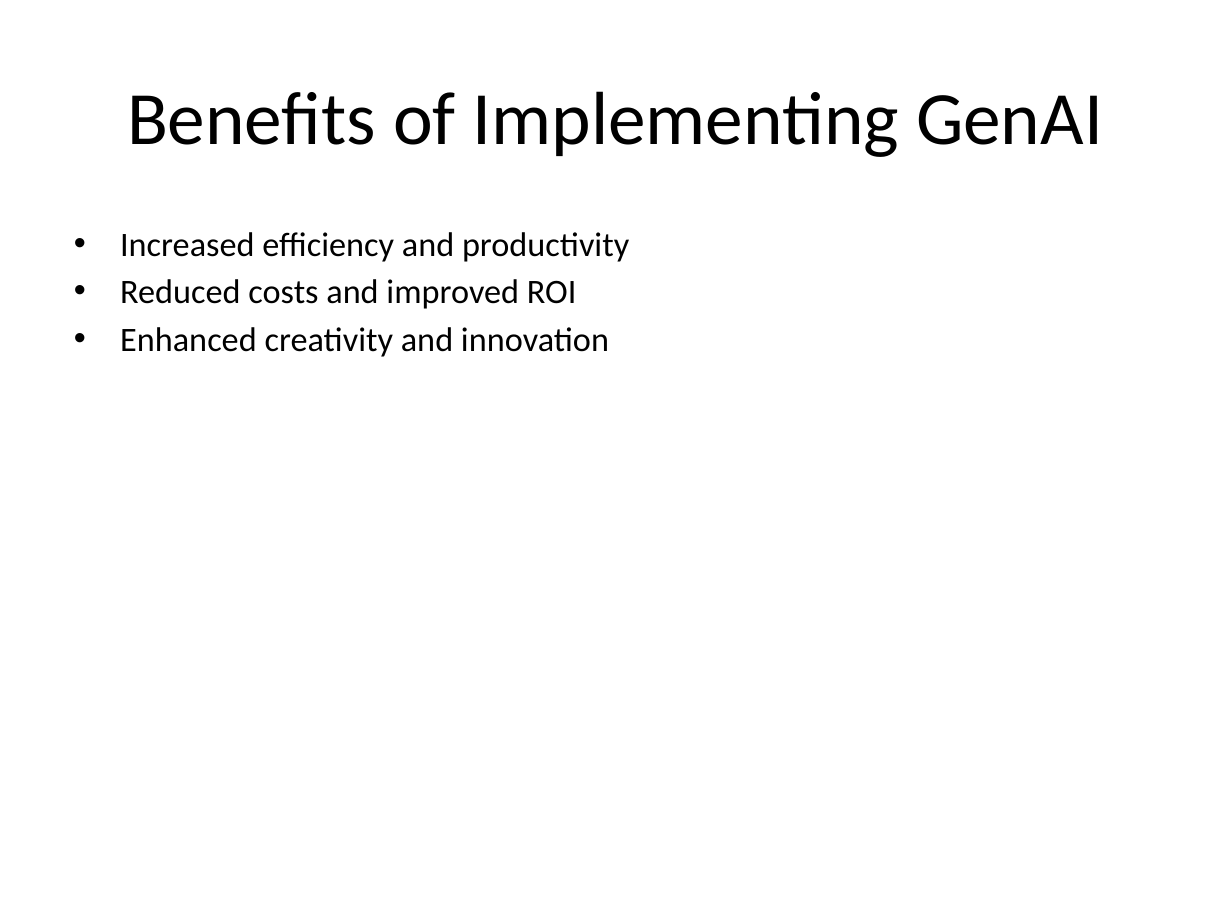
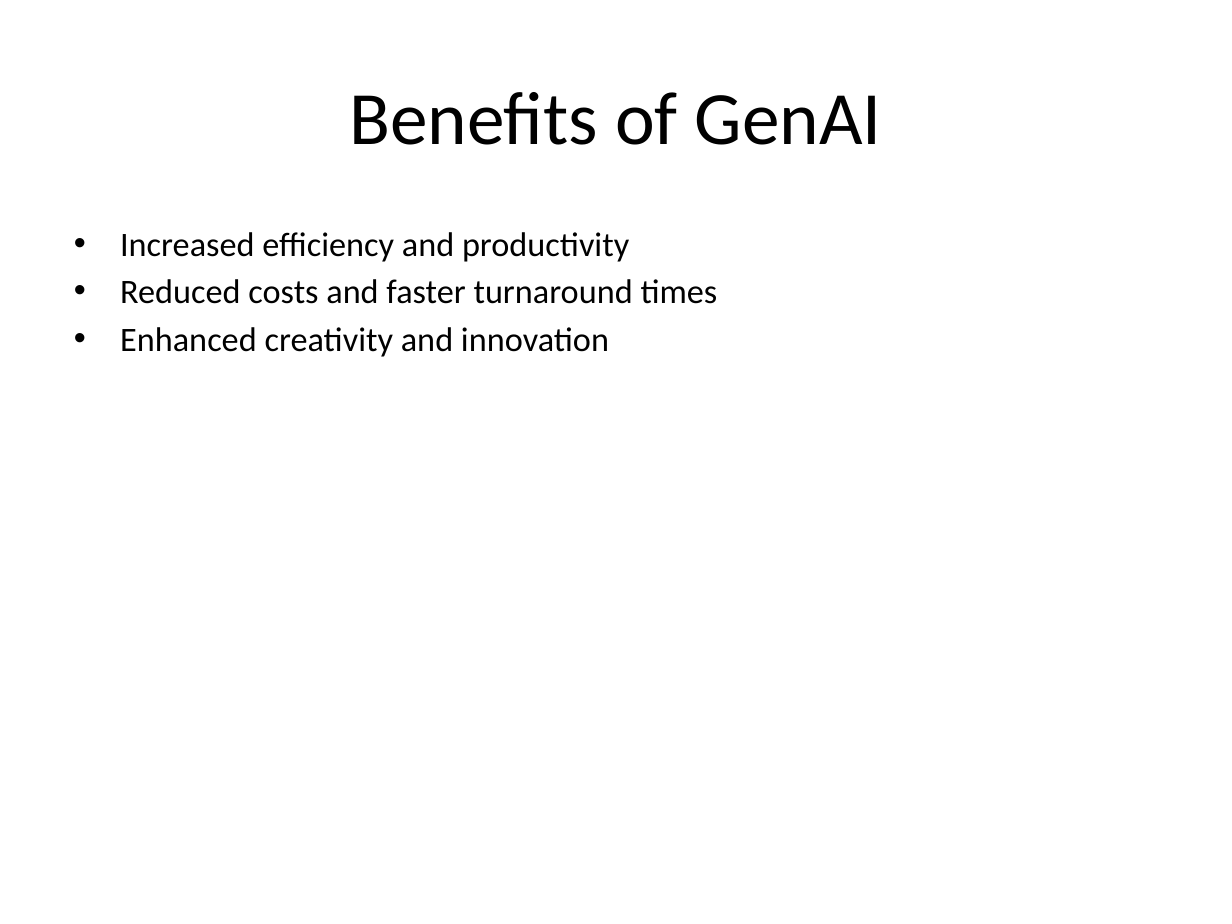
Before and after one commit to AkashAk2/fabric, a slide deck: slide 7 of services/agno_service/output.pptx (slide 4 before the commit). Drawn at 1232x924 pixels with LibreOffice and Linux fonts; fonts in the diff are those of the drawing. Boxes give left, top, right and bottom in pixels: in the first picture for what was removed or moved away, otherwise in the second. Text is boxed around its words. In the diff, an @@ line names an element or a change of style, - is before the commit and + after.

```diff
--- a/services/agno_service/output.pptx
+++ b/services/agno_service/output.pptx
@@ title at (x1=349, y1=92, x2=882, y2=145): text changed @@
-Benefits of Implementing GenAI
+Benefits of GenAI
@@ text at (x1=120, y1=279, x2=718, y2=304): text changed @@
-• Reduced costs and improved ROI
+• Reduced costs and faster turnaround times
```
Also in this commit, not shown: 5 other slides changed, 7 slides added, 3 slides removed, 8 other files.
